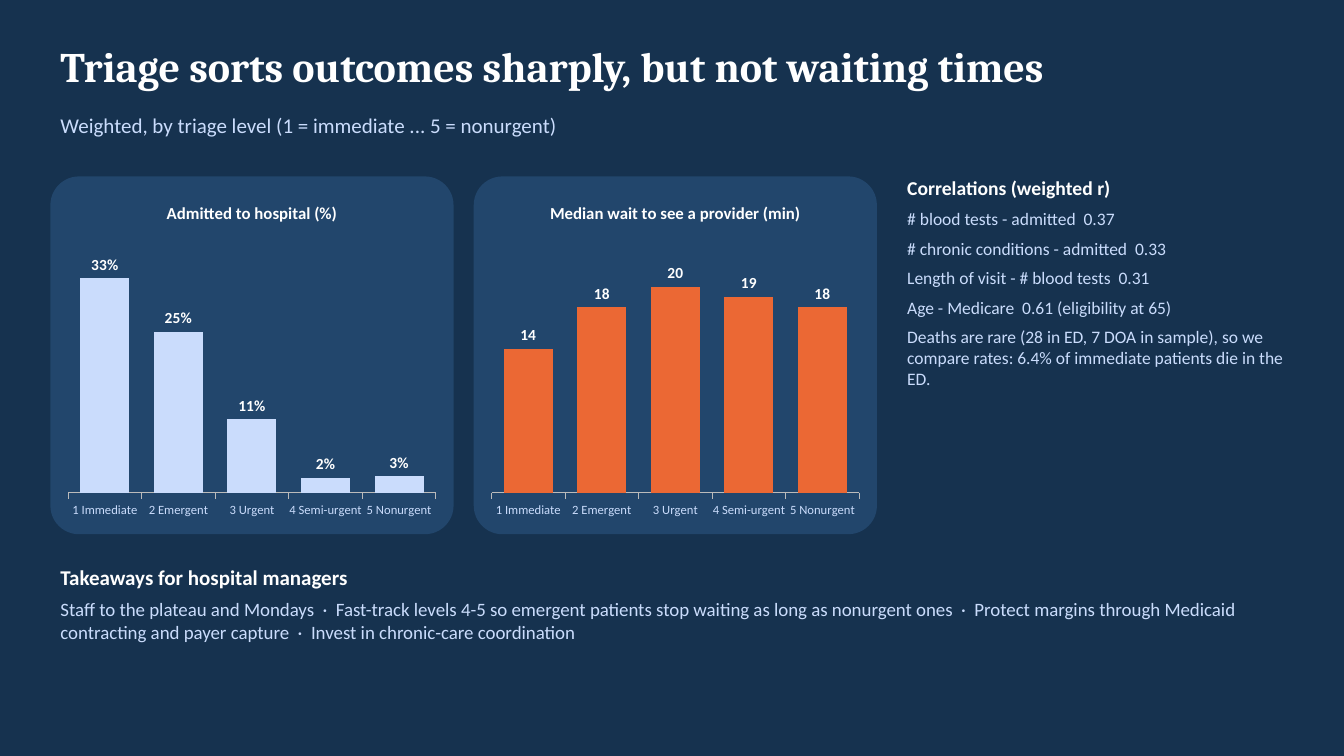
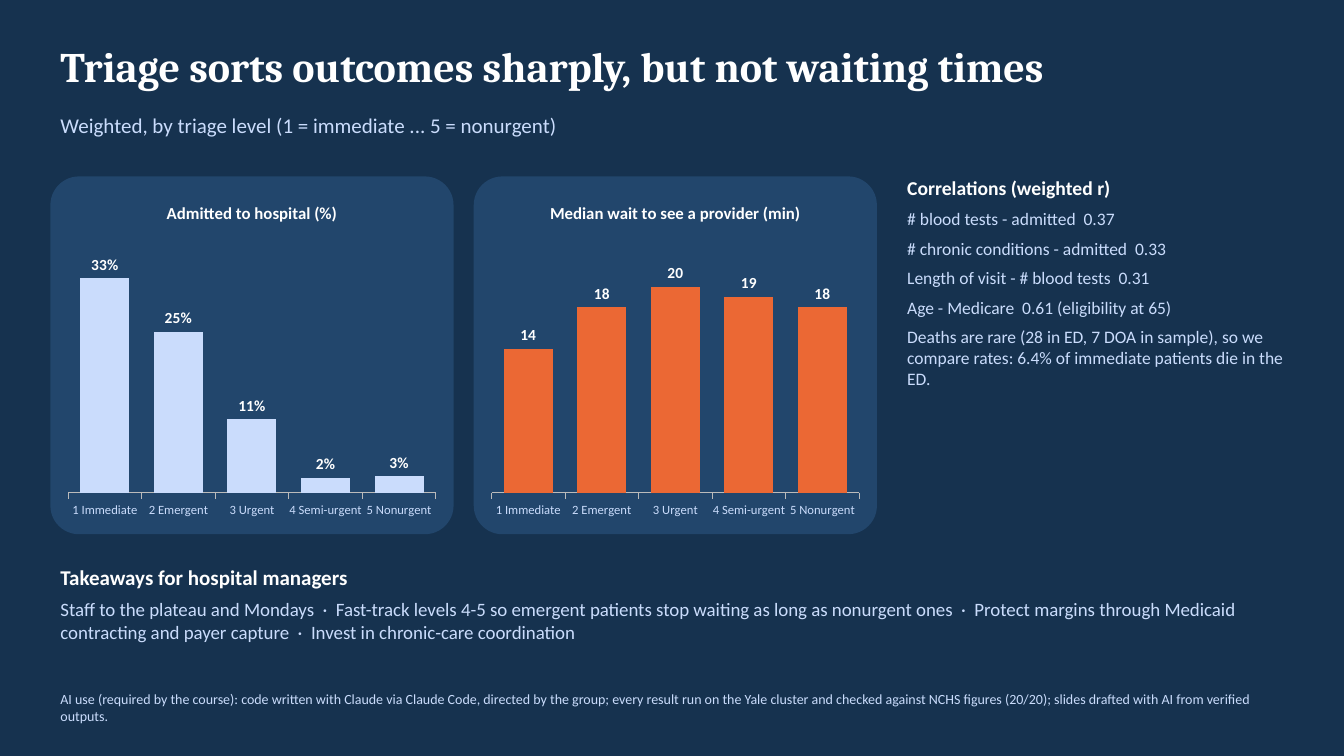
Before and after one commit to MichalKozuchowski/EmpiricalStrategy, a slide deck: slide 5 of hw1/report/MGT634_HW1_NHAMCS_slides.pptx. Drawn at 1344x756 pixels with LibreOffice and Linux fonts; fonts in the diff are those of the drawing. Boxes give left, top, right and bottom in pixels: in the first picture for what was removed or moved away, otherwise in the second. Text is boxed around its words. In the diff, an @@ line names an element or a change of style, - is before the commit and + after.

```diff
--- a/hw1/report/MGT634_HW1_NHAMCS_slides.pptx
+++ b/hw1/report/MGT634_HW1_NHAMCS_slides.pptx
@@ text added at <box>60,694,1250,724</box>, 10 pt, text #CADCFC @@
+AI use (required by the course): code written with Claude via Claude Code, directed by the group; every result run on the Yale cluster and checked against NCHS figures (20/20); slides drafted with AI from verified outputs.
```
Also in this commit, not shown: 1 other slide changed, 5 other files.
